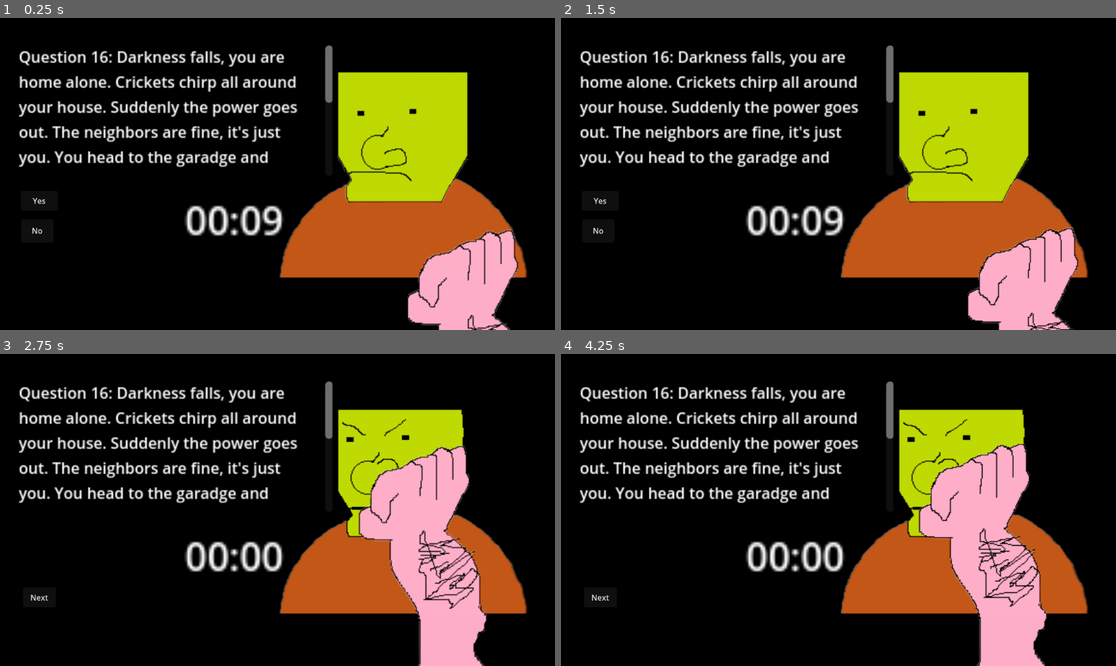
Above: before the commit, frames 1-4 (two rows, left to right).
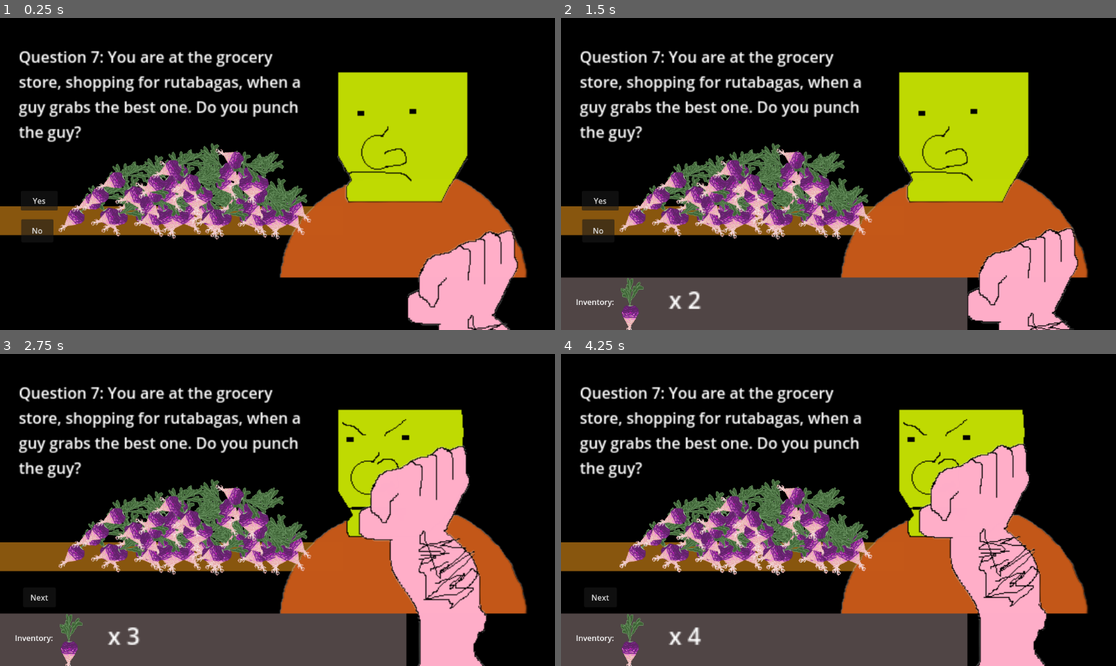
Above: after the commit, the same moments.

Repository: Do-You-Punch-The-Guy-Studios/do-you-punch-the-guy
Game: Godot game, scene res://scenes/the_guy_root_scene.tscn
Two runs of this game, one before a commit and one after it. Both use one fixed random seed, a clock stepped at 60 frames per second and the inputs below.
Inputs:
- Up to frame 1 (0.25 s): no input
- Up to frame 2 (1.5 s): click "Yes" at 0.5 s; click "Next" at 1.25 s
- Up to frame 3 (2.75 s): click "Yes" at 2 s
- Up to frame 4 (4.25 s): click "Next" at 2.75 s; click "Yes" at 3.5 s

The runs differ from the first frame. In frame 1, 16% of the frame differs, in the area x 0-60%, y 8-72%; in frame 2, 28%; in frame 3, 28%; in frame 4, 28%, in the area x 0-74%, y 8-100%.

Commit message:
inventory increment

Diff:
--- a/code/do-you-punch-the-guy-main.gd
+++ b/code/do-you-punch-the-guy-main.gd
@@ -107,7 +107,7 @@
 	currentQuestionIndex = nextQuestionIndex
 	nextQuestionIndex = questionIndexes.back()
 	questionIndexes.pop_back()
-	currentQuestionIndex =16;
+	currentQuestionIndex =7;
 	currentQuestion = questionInfo[str(currentQuestionIndex)];
 	if(currentQuestionIndex > 1):
 		self.add_child(questionScenes["question" + str(currentQuestionIndex)].instantiate())
--- a/scenes/shared-scenes/player_inventory.gd
+++ b/scenes/shared-scenes/player_inventory.gd
@@ -13,12 +13,14 @@
 			addItemToInventory(itemName)
 			createItemIconAndNumberAsset(itemName)
 		else:
+			addItemToInventory(itemName)
 			updateItemNumberValue(itemName)
 	elif(addOrRemove=="remove"):
 		if(inventoryState[itemName] == 0):
 			removeItemFromInventory(itemName)
 			createItemIconAndNumberAsset(itemName)
 		else:
+			removeItemFromInventory(itemName)
 			updateItemNumberValue(itemName)
 
 func addItemToInventory(itemName:String):
@@ -33,18 +35,31 @@
 
 func createItemIconAndNumberAsset(itemName):
 	var texture_display = TextureRect.new()
+	if(itemName != "HOLYGRAIL"):
+		var label = Label.new();
+		label.name = itemName + 'label'
+		label.text = 'x 1'
+		label.scale = Vector2(3, 3)
+		label.position = Vector2(100, 10)
+		label.z_index = 5
+		texture_display.add_child(label)
+
 	texture_display.name = itemName
 	texture_display.texture = assets[itemName]
 	texture_display.z_index = 5
 	texture_display.scale = Vector2(0.7, 0.7)
+	texture_display.position = Vector2(0, 500)
 	# WHY CANT I RESIZE SHIT?!?!?!?!
 	#texture_display.mouse_entered.connect(_on_mouse_entered)
 	#texture_display.mouse_exited.connect(_on_mouse_exited)
 	inventoryContainer.add_child(texture_display)
 
 func updateItemNumberValue(itemName):
-	print(itemName)
-
+	var path = "ScrollContainer/Inventory/%s/%slabel" % [itemName, itemName]
+	var node = get_node_or_null(path)
+	print(node)
+	if node:
+		node.text='x ' + str(inventoryState[itemName])
 func _ready() -> void:
 	onInit()
 
